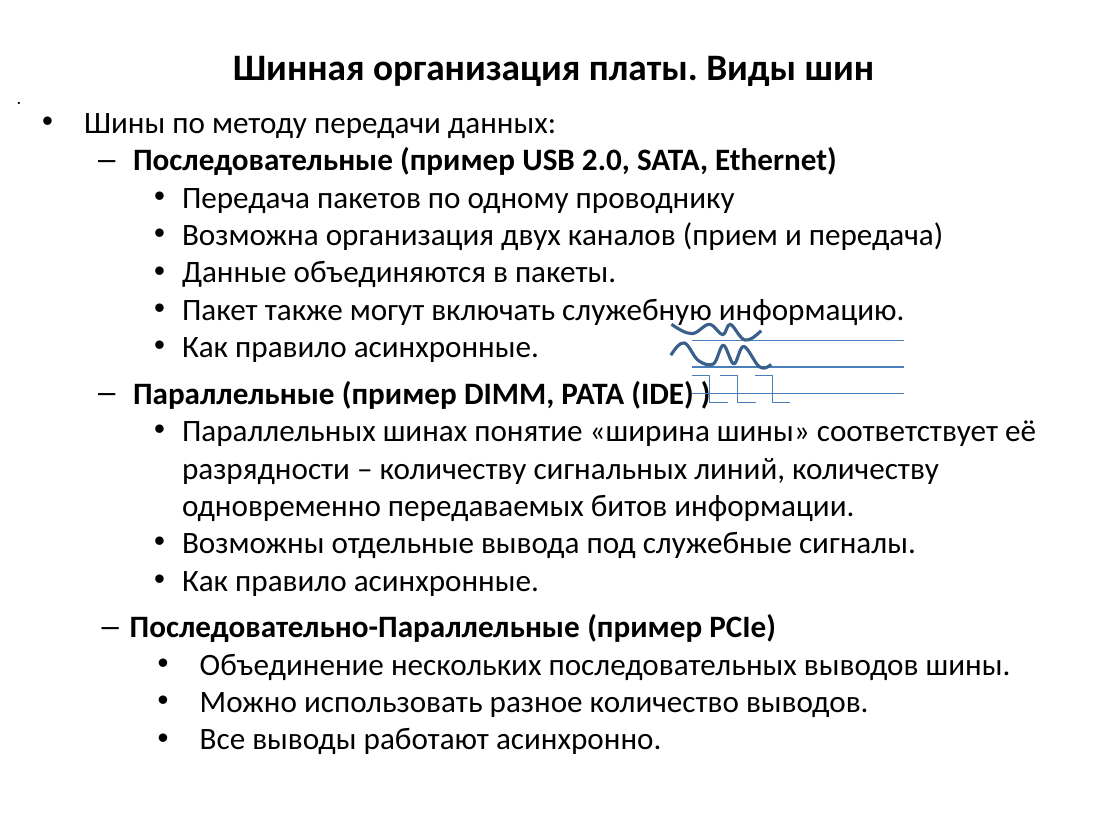
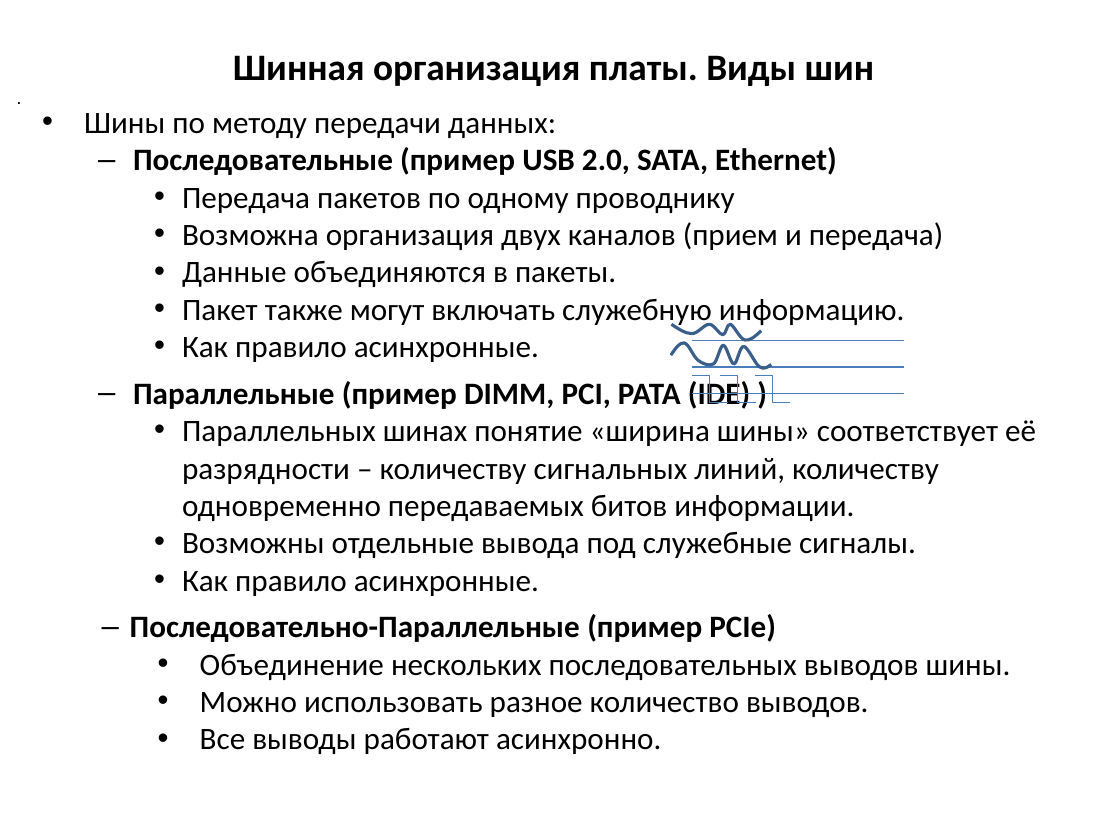
Before and after one commit to MVRonkin/arch_comp_sys, a slide deck: slide 12 of 2023 весна/лекции/Лекция 7_1 нов.pptx (slide 9 before the commit). Drawn at 1120x840 pixels with LibreOffice and Linux fonts; fonts in the diff are those of the drawing. Boxes give left, top, right and bottom in pixels: in the first picture for what was removed or moved away, otherwise in the second. Text is boxed around its words. In the diff, an @@ line names an element or a change of style, - is before the commit and + after.

```diff
--- a/2023 весна/лекции/Лекция 7_1 нов.pptx
+++ b/2023 весна/лекции/Лекция 7_1 нов.pptx
@@ text at [133,378,750,409]: text changed @@
-  – Параллельные (пример DIMM, PATA (IDE) )
+  – Параллельные (пример DIMM, PCI, PATA (IDE) )
```
Also in this commit, not shown: 5 other slides changed, 2 slides added, 12 other files.
